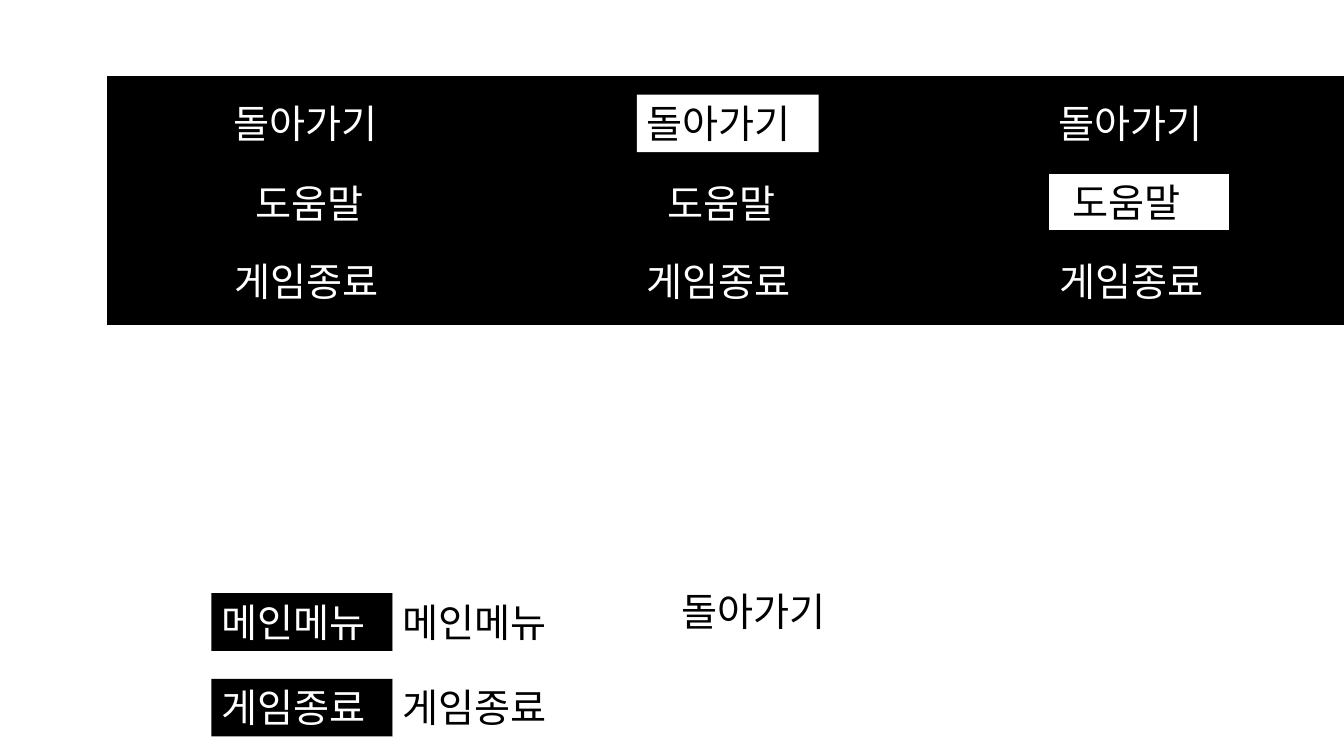
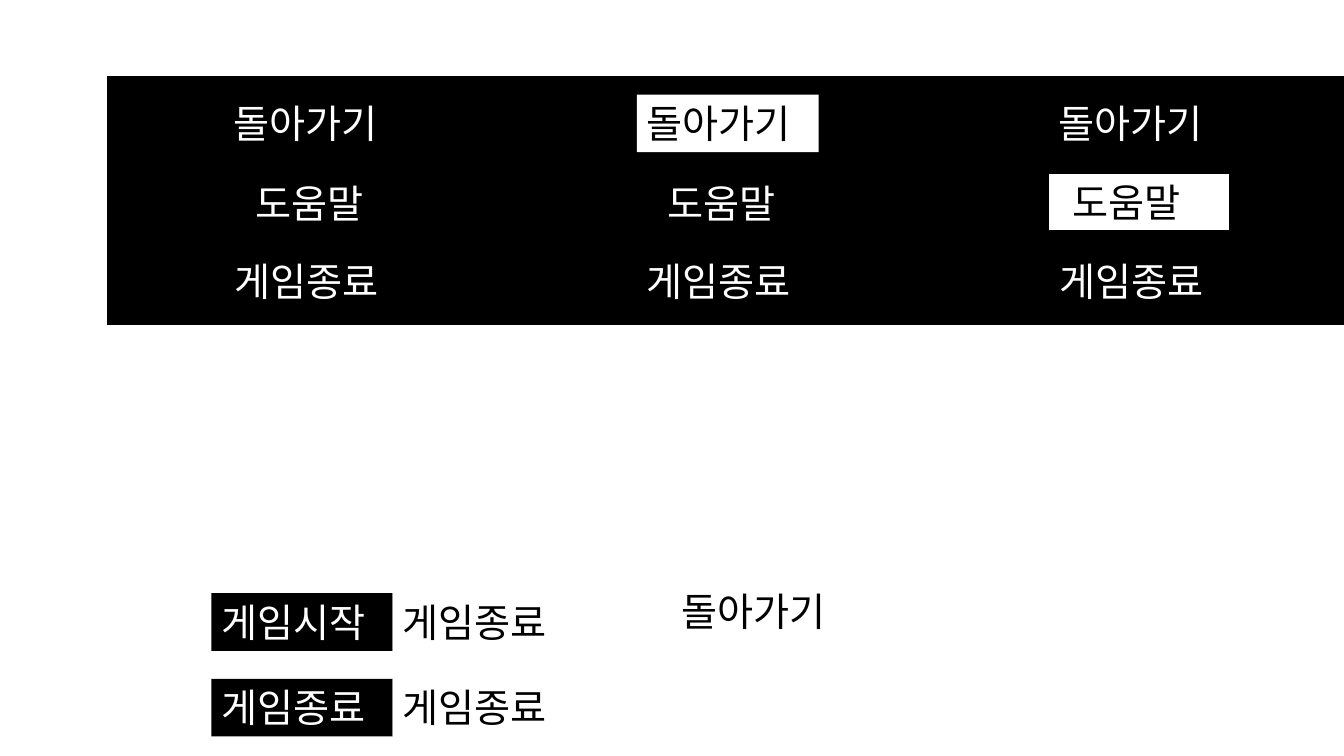
Before and after one commit to minlinea/2DGP_PROJECT, a slide deck: slide 2 of 2DGP_Project/Run&Return/이미지제작/이미지제작용.pptx. Drawn at 1344x756 pixels with LibreOffice and Linux fonts; fonts in the diff are those of the drawing. Boxes give left, top, right and bottom in pixels: in the first picture for what was removed or moved away, otherwise in the second. Text is boxed around its words. In the diff, an @@ line names an element or a change of style, - is before the commit and + after.

Commit message:
메인화면 메뉴 이미지 생성
score_state와 유사 한 형태로 제작

```diff
--- a/2DGP_Project/Run&Return/이미지제작/이미지제작용.pptx
+++ b/2DGP_Project/Run&Return/이미지제작/이미지제작용.pptx
@@ text in rectangle at (221,604,365,640): text changed @@
-메인메뉴
+게임시작
@@ text at (403,604,547,640): text changed @@
-메인메뉴
+게임종료
```
Also in this commit, not shown: 3 other files.
